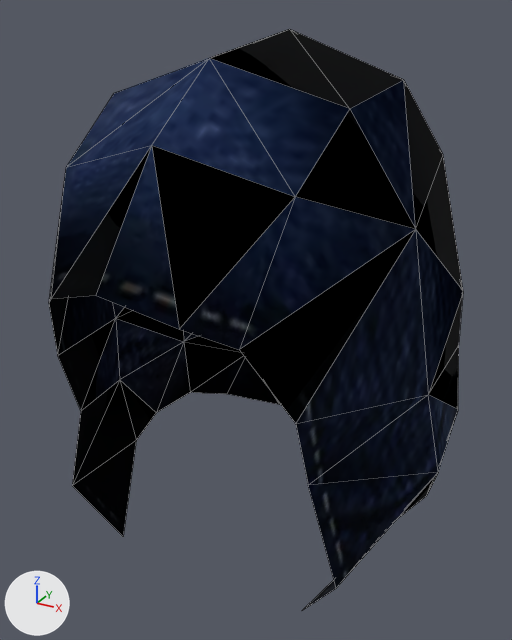
A saved change to the glTF model assets/models/KAPTURGILDII.glb.
Rendered twice from a camera (50 mm lens) standing at (0.202, -0.384, 0.12) and looking at (-0.001, -0.016, -0.064). Arrows for +X, +Y and +Z are at lower left; the lights stay in place. Mesh edges are drawn as thin lines. Vertices at the same position are counted once.
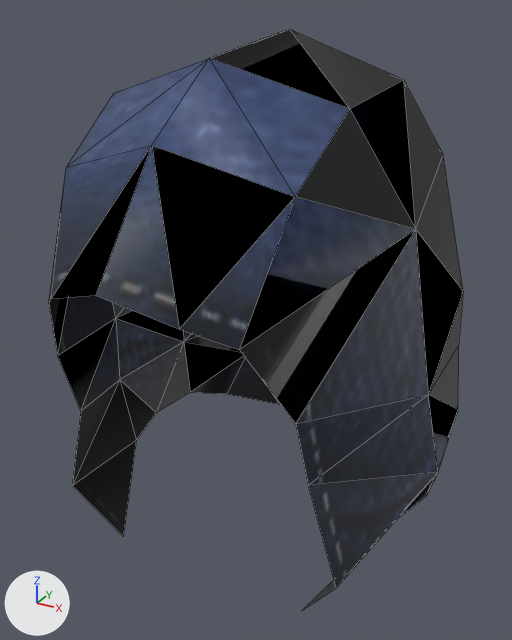
Changed parts and their boxes (x1, y1, x2, y2) in the pictures (512 x 640 px):
'Mesh', surface changed, shading changed: (49, 29, 463, 608) in both
part 1 of me_mesh, shading changed: (81, 307, 197, 440) in both
part 2 of me_mesh, shading changed: (296, 109, 415, 229) in both
part 3 of me_mesh, shading changed: (309, 395, 438, 485) in both

The edits, one by one:
In material 'KM_ARX_H2' (mat_km_arx_h2), metallic goes from 1.0 to 0.0.
In material 'KM_ARX_H2' (mat_km_arx_h2), roughness goes from 1.0 to 0.5.
me_mesh has 63 vertices, 100 faces and spans x -0.124..0.125, y -0.164..0.143, z -0.219..0.109.
me_mesh is used by ob_mesh; location (0.0, 0.0, 0.0).
me_mesh part 1: 4 of the faces centred in x -0.114..-0.096, y -0.044..0.095, z -0.171..-0.074 are now shaded flat.
me_mesh part 2: 1 of the faces centred in x 0.082, y -0.067, z 0.046 are now shaded flat.
me_mesh part 3: 1 of the faces centred in x 0.106, y -0.044, z -0.113 are now shaded flat.
